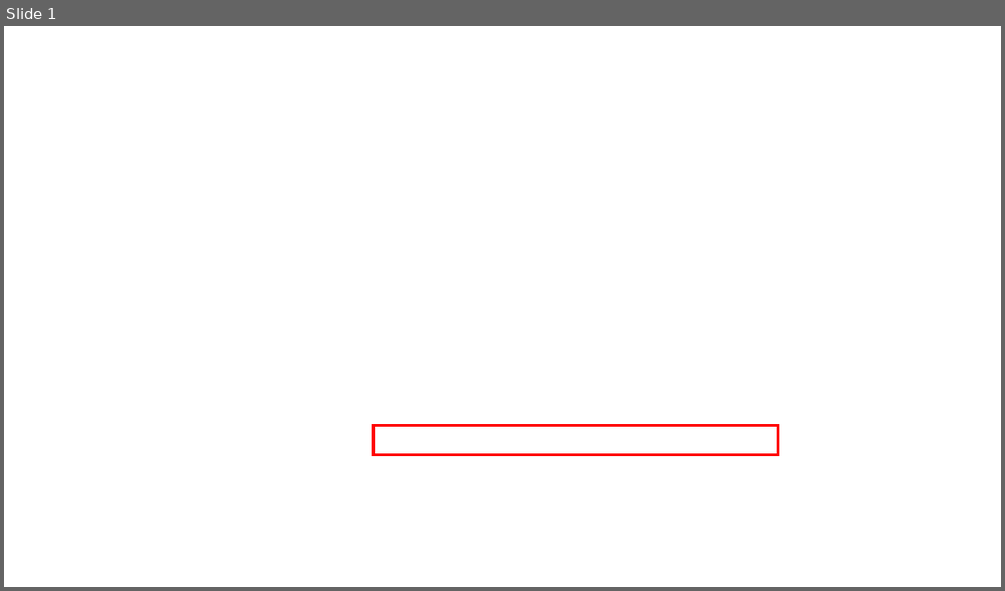
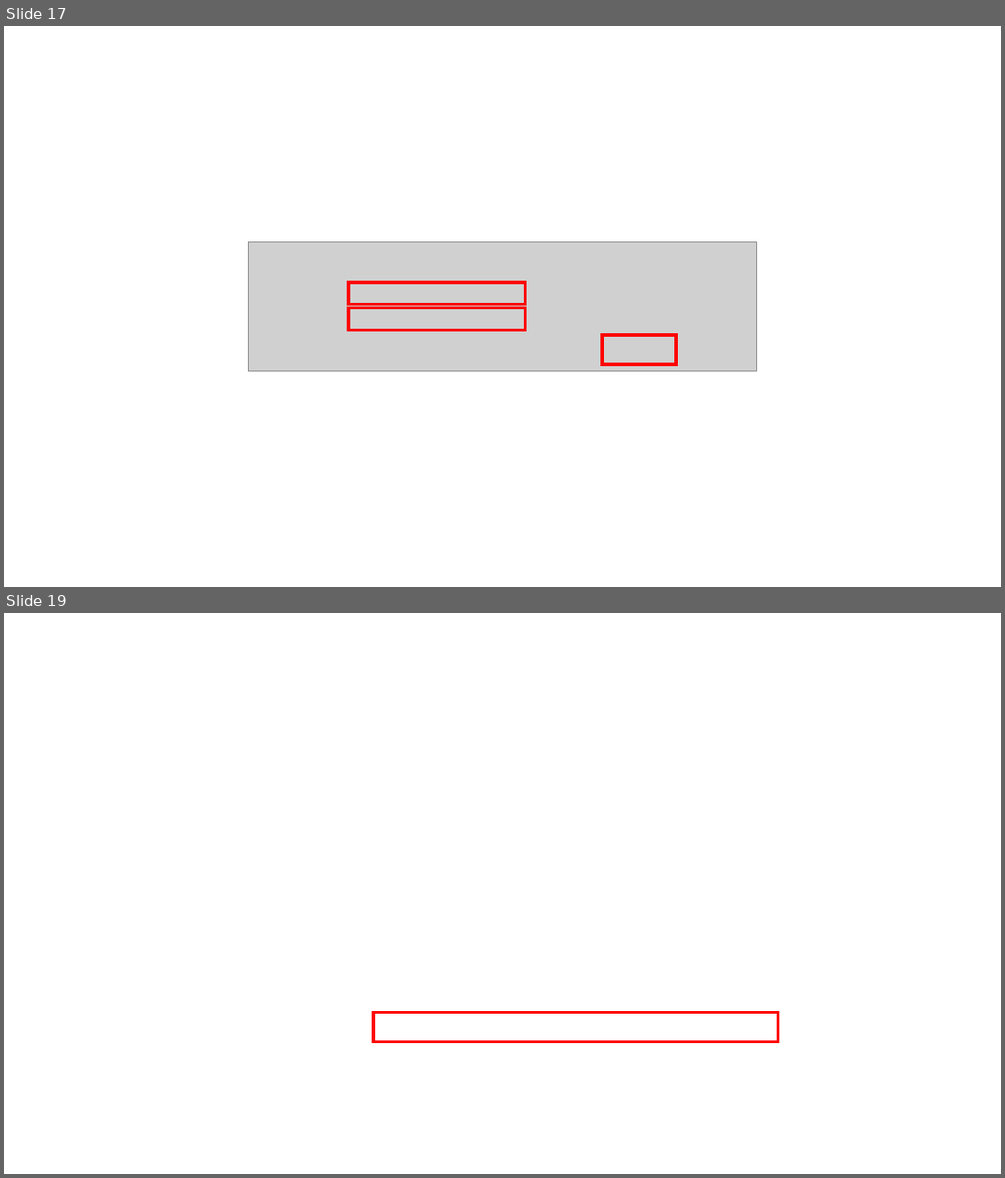
Before and after one commit to oneleo/201809NCCU-DAppTask, a slide deck: Homework_1/images/images.pptx. Shown one above the other, each under a label of ours: slide 1 before the commit, slides 17 and 19 after it; the slides between them are not shown. The pictures are 1005x591 and 1005x1178 pixels, drawn with LibreOffice and Linux fonts; fonts in the diff are those of the drawing; grey boxes stand for pictures; background and template pictures are left out. Boxes give left, top, right and bottom in pixels: in the first picture for what was removed or moved away, otherwise in the second. Text is boxed around its words. In the diff, an @@ line names an element or a change of style, - is before the commit and + after.

```diff
--- a/Homework_1/images/images.pptx
+++ b/Homework_1/images/images.pptx
@@ slide 17 added at (4, 26, 1001, 587), background #FFFFFF @@
@@ picture added at (249, 242, 757, 370) @@
@@ rectangle added at (348, 282, 526, 305), outline #FF0000 3 pt @@
@@ rectangle added at (348, 308, 526, 330), outline #FF0000 3 pt @@
@@ rectangle added at (602, 335, 676, 364), outline #FF0000 3 pt @@
@@ what was slide 1 is now slide 19 @@
```
Also in this commit, not shown: 21 other slides added, 26 other files.
